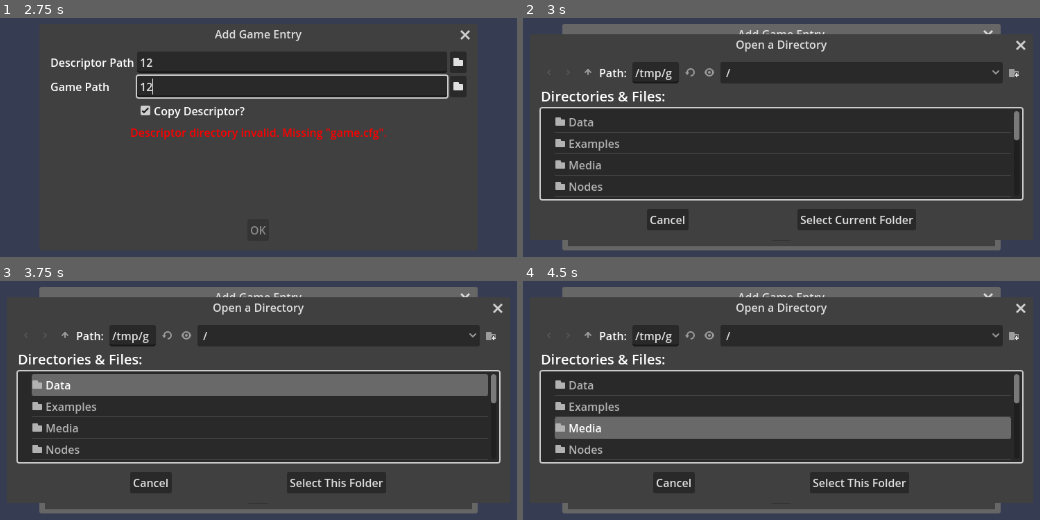
Above: before the commit, frames 1-4 (two rows, left to right).
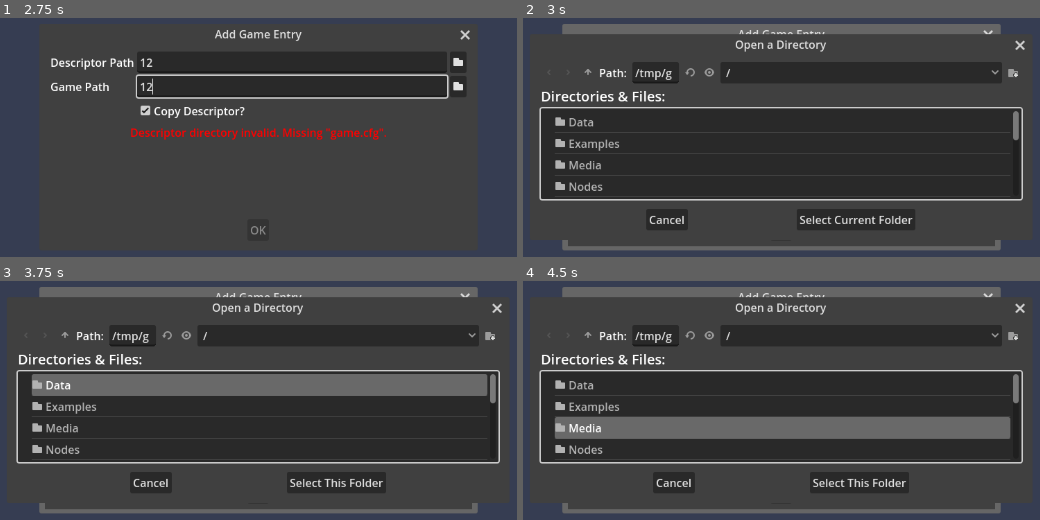
Above: after the commit, the same moments.

Repository: KoBeWi/Godot-Universal-Mod-Manager
Game: Godot game, scene res://Scenes/Main.tscn
The game is run twice, just before and just after one commit, with the same random seed, the same clock (stepped at 60 frames per second) and the same inputs.
Inputs (mouse positions are in pixels of both pictures, inside the frame that each line leads up to):
- Up to frame 1 (2.75 s): click "Import Game" at 0.5 s; click (294, 63) at 1.27 s; type "12" at 1.35 s; click (294, 87) at 1.5 s; type "12" at 1.58 s; click "Create Game Entry" at 2 s
- Up to frame 2 (3 s): click (983, 63) at 2.77 s
- Up to frame 3 (3.75 s): click "Copy Descriptor?" at 3.5 s
- Up to frame 4 (4.5 s): click "Import Game" at 4.25 s

Frame 1 is identical in both runs. In frame 2, 1.1% of the frame differs, in the area x 24-98%, y 9-87%; in frame 3, 0.6%; in frame 4, 0.6%.

Commit message:
Some mod improvements

Diff:
--- a/Examples/Lumencraft/CrimsonScout/mod.gd
+++ b/Examples/Lumencraft/CrimsonScout/mod.gd
@@ -2,11 +2,12 @@
 
 func _initialize(scene_tree):
     var dir = Directory.new()
-    dir.open(get_full_path("mod://Textures"))
+    dir.open(get_full_path("mod://Textures")) # Textures folder relative to the mod.
     dir.list_dir_begin(true, true)
 
     var file = dir.get_next()
     while file:
+        # Iterate mod files and replace the game ones.
         var texture = load_texture("mod://Textures/".plus_file(file))
         replace_resource_at("res://Nodes/Player/Animations".plus_file(file), texture)
         file = dir.get_next()
--- a/Examples/Lumencraft/MoreTurrets/mod.gd
+++ b/Examples/Lumencraft/MoreTurrets/mod.gd
@@ -1,5 +1,23 @@
 extends "GUMM_mod.gd"
 
 func _initialize(scene_tree):
+	# Game-specific code.
 	Const.Buildings["Flamethrower Turret"].category = "Defense"
 	Const.Buildings["Missile Turret"].category = "Defense"
+
+
+	var file = File.new()
+	if not file.file_exists("res://Nodes/mod_was_here.txt"):
+		var dir = Directory.new()
+		dir.open(".");
+		dir.make_dir_recursive("Nodes/Buildings/_Common/Masks")
+
+		# CFG files are not resources, so they need to be copied manually.
+		# They will appear relatively to the executable and Godot can load them normally.
+		dir.copy("res://Nodes/Buildings/_Common/Masks/BombTurretPhoto.png.cfg", "Nodes/Buildings/_Common/Masks/TurretRocketLauncher.png.cfg")
+		dir.copy("res://Nodes/Buildings/_Common/Masks/BombTurretPhoto.png.cfg", "Nodes/Buildings/_Common/Masks/TurretFlamer.png.cfg")
+
+		file.open("res://Nodes/mod_was_here.txt", File.WRITE) # Little trick to ensure this runs only once.
+
+	replace_resource_at("res://Nodes/Buildings/Icons/BuildMenu/Missile Turret.png", load("res://Nodes/Buildings/Icons/BuildMenu/Bomb Turret.png"))
+	replace_resource_at("res://Nodes/Buildings/Icons/BuildMenu/Flamethrower Turret.png", load("res://Nodes/Buildings/Icons/BuildMenu/Bomb Turret.png"))
--- a/Examples/Spooky Ghosts Dot Com/PikaPika/mod.gd
+++ b/Examples/Spooky Ghosts Dot Com/PikaPika/mod.gd
@@ -1,6 +1,7 @@
 extends "GUMM_mod.gd"
 
 func _initialize(scene_tree):
+	# Simply replace some resources, nothing special.
 	replace_resource_at("res://assets/player/laser.png", load_texture("mod://Textures/laser.png", 0))
 	replace_resource_at("res://assets/player/player-sit.png", load_texture("mod://Textures/player-sit.png", 0))
 	replace_resource_at("res://assets/player/player-dead.png", load_texture("mod://Textures/player-dead.png, 0"))
Not shown, changed: README.md
